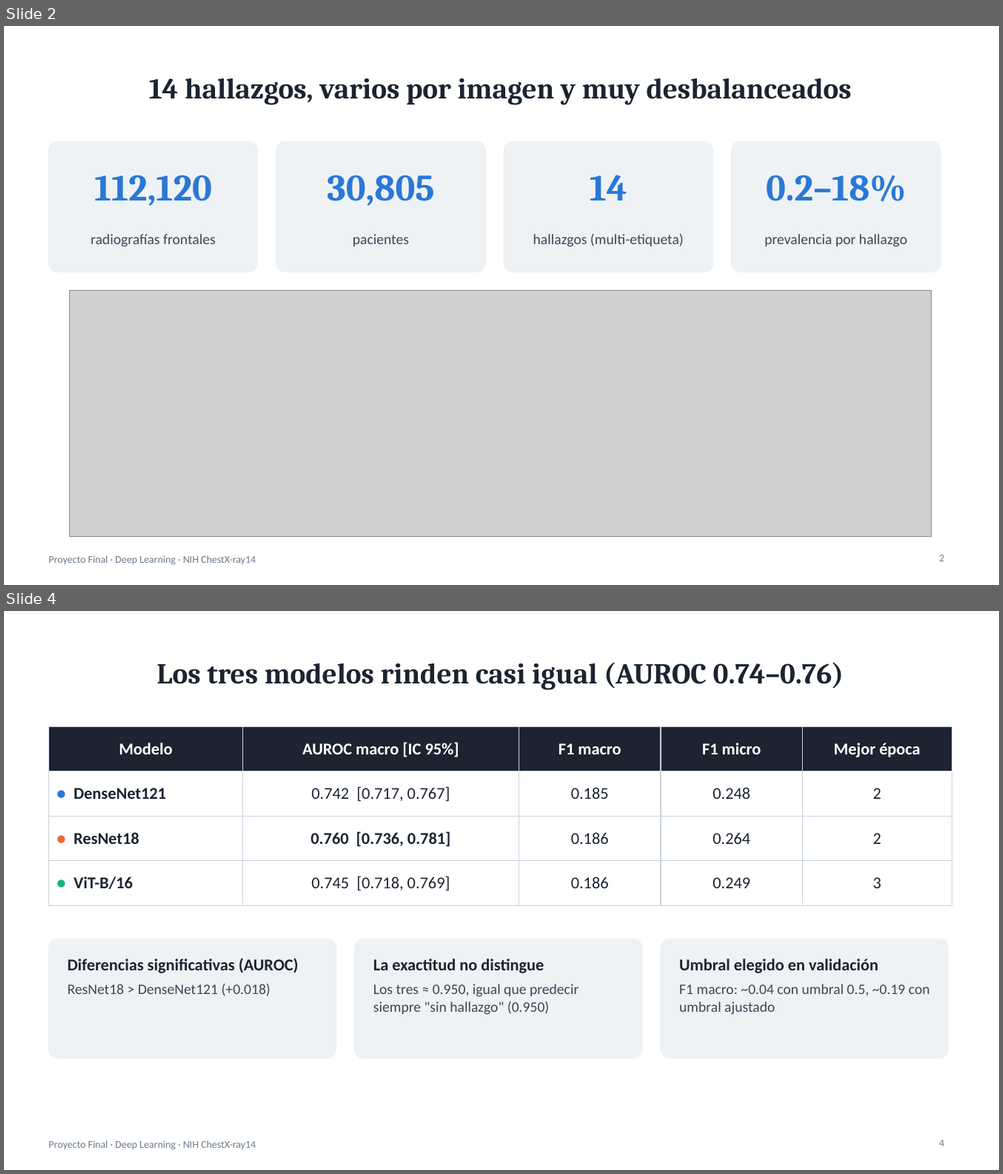
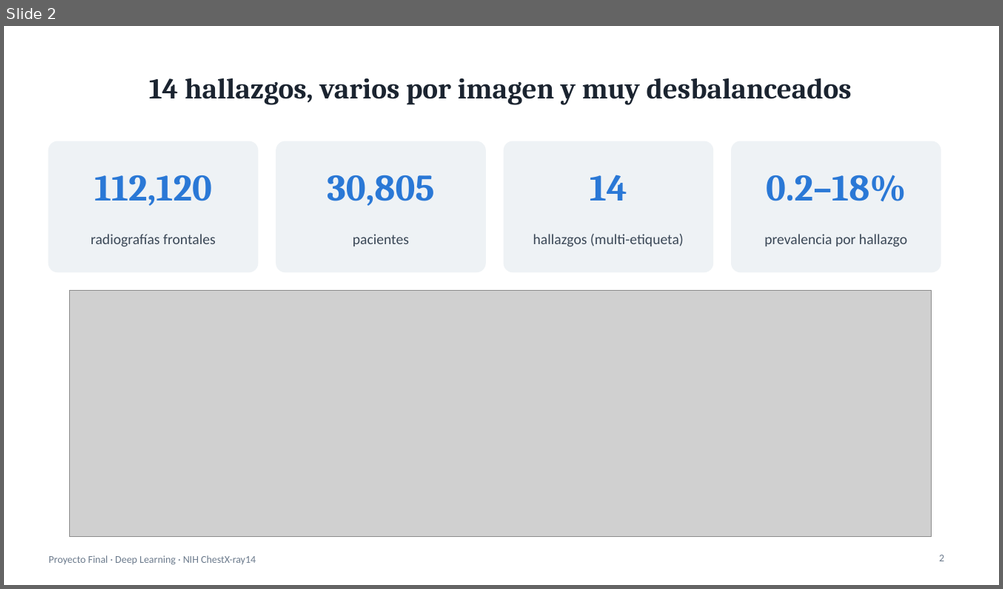
Before and after one commit to alfredogallegosmtr-sys/proyecto-final-dl-radiologia, a slide deck: slides/presentacion_final.pptx. Shown one above the other, each under a label of ours: slides 2 and 4 before the commit, slide 2 after it; the slides between them are not shown. The pictures are 1003x1174 and 1003x589 pixels, drawn with LibreOffice and Linux fonts; fonts in the diff are those of the drawing; grey boxes stand for pictures. Boxes give left, top, right and bottom in pixels: in the first picture for what was removed or moved away, otherwise in the second. Text is boxed around its words. In the diff, an @@ line names an element or a change of style, - is before the commit and + after.

```diff
--- a/slides/presentacion_final.pptx
+++ b/slides/presentacion_final.pptx
@@ slide 4 removed at [4, 611, 999, 1170], background #FFFFFF; not listed: 1 template element that a slide beside it also shows @@
@@ title removed at [156, 662, 844, 690] @@
-Los tres modelos rinden casi igual (AUROC 0.74–0.76)
@@ table removed at [48, 726, 951, 894], 4 rows, 5 columns @@
-Modelo | AUROC macro [IC 95%] | F1 macro | F1 micro | Mejor época
-● DenseNet121 | 0.742 [0.717, 0.767] | 0.185 | 0.248 | 2
-● ResNet18 | 0.760 [0.736, 0.781] | 0.186 | 0.264 | 2
-● ViT-B/16 | 0.745 [0.718, 0.769] | 0.186 | 0.249 | 3
@@ rounded rectangle removed at [48, 940, 336, 1059] @@
@@ rounded rectangle removed at [355, 940, 642, 1059] @@
@@ rounded rectangle removed at [660, 940, 948, 1059] @@
@@ text removed at [68, 958, 299, 997] @@
-Diferencias significativas (AUROC)
-ResNet18 > DenseNet121 (+0.018)
@@ text removed at [373, 959, 578, 1015] @@
-La exactitud no distingue
-Los tres ≈ 0.950, igual que predecir siempre "sin hallazgo" (0.950)
@@ text removed at [679, 959, 930, 1015] @@
-Umbral elegido en validación
-F1 macro: ~0.04 con umbral 0.5, ~0.19 con umbral ajustado
@@ page number removed at [939, 1140, 944, 1147] @@
-4
```
Also in this commit, not shown: 6 slides changed, 2 slides added, 17 other files.
